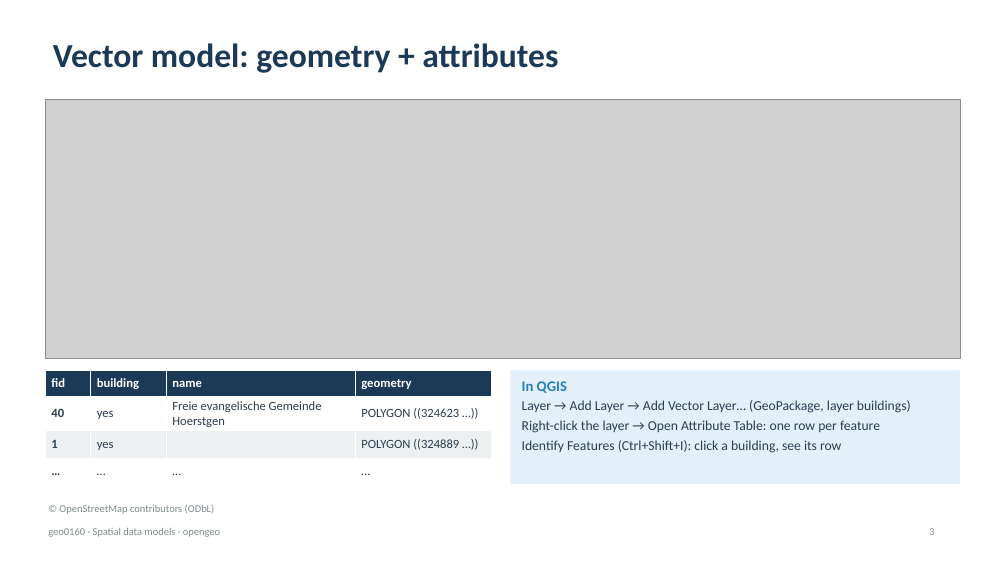
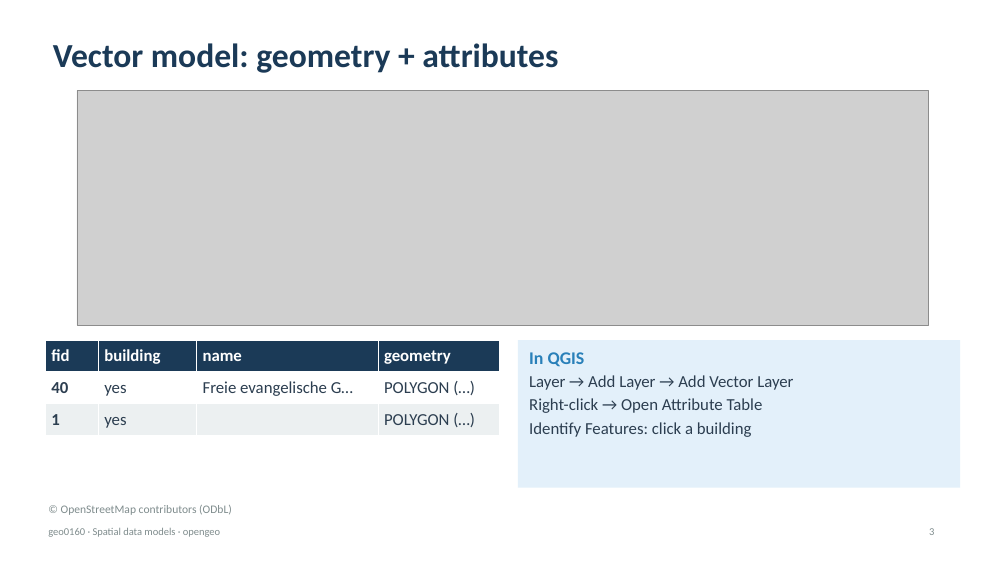
Before and after one commit to EOLab-HSRW/ee8136-ws2026, a slide deck: slide 3 of s02_2026-10-13/geo0160_Data_Models_Formats.pptx. Drawn at 1008x567 pixels with LibreOffice and Linux fonts; fonts in the diff are those of the drawing; grey boxes stand for pictures; background and template pictures are left out. Boxes give left, top, right and bottom in pixels: in the first picture for what was removed or moved away, otherwise in the second. Text is boxed around its words. In the diff, an @@ line names an element or a change of style, - is before the commit and + after.

```diff
--- a/s02_2026-10-13/geo0160_Data_Models_Formats.pptx
+++ b/s02_2026-10-13/geo0160_Data_Models_Formats.pptx
@@ picture: place and size @@
-picture at (45,99,960,358)
+picture at (77,91,929,325)
@@ table at (45,340,499,436) @@
-row 2: 40 | yes | Freie evangelische Gemeinde Hoerstgen | POLYGON ((324623 …))
-row 3: 1 | yes |  | POLYGON ((324889 …))
-row 4: … | … | … | …
+row 2: 40 | yes | Freie evangelische G… | POLYGON (…)
+row 3: 1 | yes |  | POLYGON (…)
@@ table: place and size @@
-table at (45,371,492,473)
+table at (45,340,499,436)
@@ rectangle "In QGIS": place and size @@
-rectangle "In QGIS" at (510,371,960,484)
+rectangle "In QGIS" at (518,340,960,488)
@@ text in rectangle at (529,352,585,367): size 14 to 17 pt in "In QGIS" @@
@@ text in rectangle at (529,375,793,437): text changed; size 13 to 16 pt @@
-Layer → Add Layer → Add Vector Layer… (GeoPackage, layer buildings)
-Right-click the layer → Open Attribute Table: one row per feature
-Identify Features (Ctrl+Shift+I): click a building, see its row
+Layer → Add Layer → Add Vector Layer
+Right-click → Open Attribute Table
+Identify Features: click a building
@@ text "© OpenStreetMap contributors (ODbL)" at (61,505,232,515): size 10 to 11 pt @@
```
Also in this commit, not shown: 12 other slides changed.
